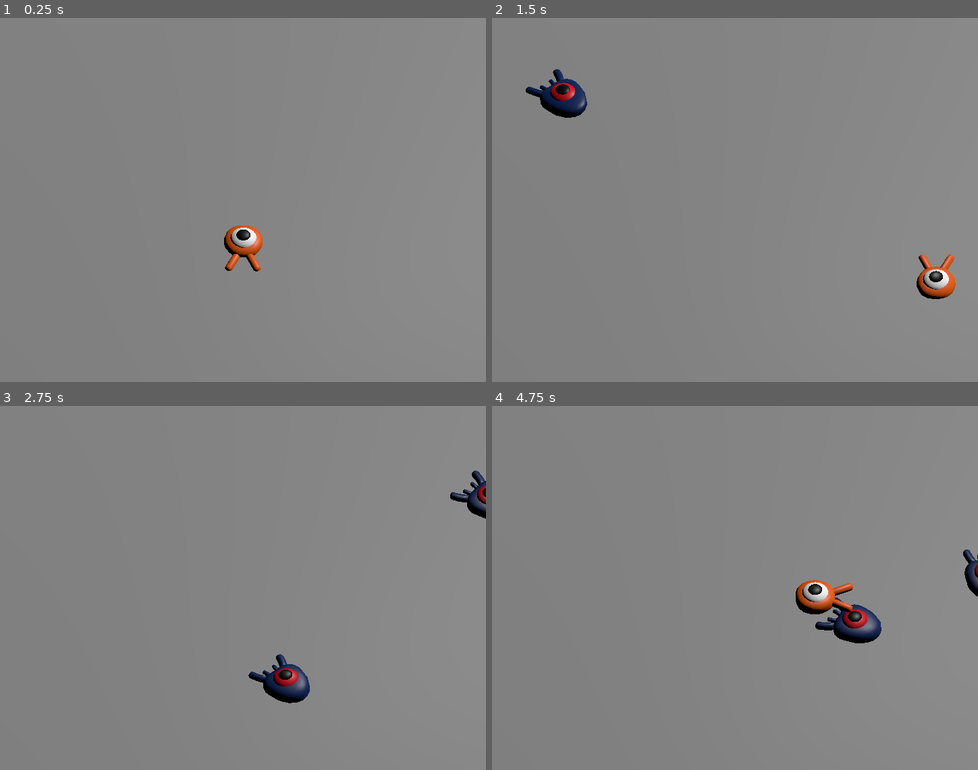
Above: before the commit, frames 1-4 (two rows, left to right).
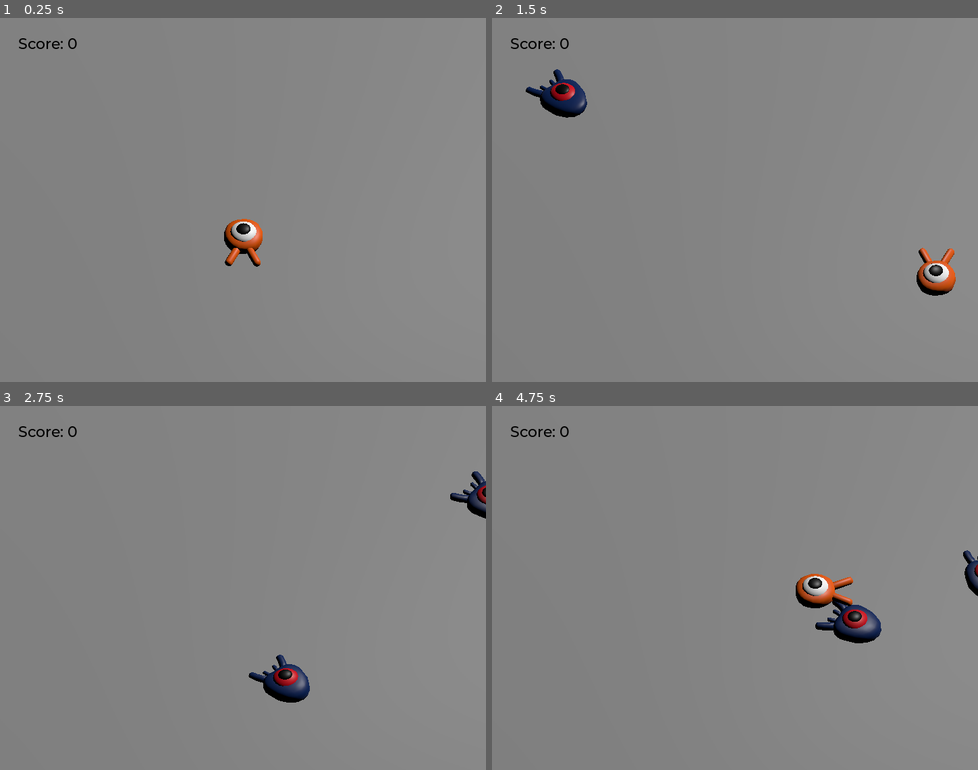
Above: after the commit, the same moments.

Repository: Undelivered-Pizzas/-Godot-DodgeTheCreeps3D
Game: Godot game, scene res://main.tscn
The game is run twice, just before and just after one commit, with the same random seed, the same clock (stepped at 60 frames per second) and the same inputs.
Inputs:
- Up to frame 1 (0.25 s): no input
- Up to frame 2 (1.5 s): tap Enter at 0.5 s; hold D (move_right) 0.53-1.28 s; tap Space (jump) at 0.77 s; hold S (move_backward) from 1.28 s (still down)
- Up to frame 3 (2.75 s): tap Space (jump) at 1.52 s; release S (move_backward) at 2.03 s; hold D (move_right) from 2.03 s (still down)
- Up to frame 4 (4.75 s): release D (move_right) at 2.78 s; hold W (move_forward) 2.78-3.53 s; tap Space (jump) at 3.02, 3.77, 4.52 s; hold A (move_left) from 3.53 s (still down)

The runs differ from the first frame. In frame 1, 0.9% of the frame differs, in the area x 3-55%, y 5-70%; in frame 2, 0.9%; in frame 3, 0.2%; in frame 4, 1.1%, in the area x 3-100%, y 5-66%.
Error after the commit: Invalid access to property or key '_on_mob_squashed' on a base object of type 'Label (score_label.gd)'. (res://main.gd:36)

Commit message:
Removing all files in .gitignore

Diff:
--- a/main.gd
+++ b/main.gd
@@ -29,3 +29,12 @@
 
 	# Spawn the Mob by adding it to the Main scene
 	add_child(mob)
+
+	# We connect the Mob to the ScoreLabel to update the score
+	# When the mob emits the squashed signal, the ScoreLabel will receive it
+	# and will call _on_mob_squashed()
+	mob.squashed.connect($UserInterface/ScoreLabel._on_mob_squashed.bind())
+
+
+func _on_player_hit():
+	$MobTimer.stop()
--- a/main.tscn
+++ b/main.tscn
@@ -1,8 +1,10 @@
-[gd_scene load_steps=9 format=3 uid="uid://uudlp2aivn7"]
+[gd_scene load_steps=12 format=3 uid="uid://uudlp2aivn7"]
 
 [ext_resource type="PackedScene" uid="uid://bkkcghyt1xhji" path="res://player.tscn" id="1_nmha3"]
 [ext_resource type="Script" path="res://main.gd" id="1_tnkwd"]
 [ext_resource type="PackedScene" uid="uid://b4bfer8w2m060" path="res://mob.tscn" id="2_ettvu"]
+[ext_resource type="FontFile" uid="uid://b8ge0s51gbfqc" path="res://fonts/Montserrat-Medium.ttf" id="4_xw5i7"]
+[ext_resource type="Script" path="res://score_label.gd" id="5_ge13l"]
 
 [sub_resource type="BoxShape3D" id="BoxShape3D_t3pni"]
 size = Vector3(60, 2, 60)
@@ -22,6 +24,10 @@
 "tilts": PackedFloat32Array(0, 0, 0, 0, 0)
 }
 point_count = 5
+
+[sub_resource type="Theme" id="Theme_aqlc7"]
+default_font = ExtResource("4_xw5i7")
+default_font_size = 22
 
 [node name="Main" type="Node"]
 script = ExtResource("1_tnkwd")
@@ -82,4 +88,22 @@
 wait_time = 0.5
 autostart = true
 
+[node name="UserInterface" type="Control" parent="."]
+layout_mode = 3
+anchors_preset = 0
+offset_right = 40.0
+offset_bottom = 40.0
+theme = SubResource("Theme_aqlc7")
+
+[node name="ScoreLabel" type="Label" parent="UserInterface"]
+layout_mode = 0
+offset_left = 27.0
+offset_top = 24.0
+offset_right = 88.0
+offset_bottom = 47.0
+theme_override_colors/font_color = Color(0, 0, 0, 1)
+text = "Score: 0"
+script = ExtResource("5_ge13l")
+
+[connection signal="hit" from="Player" to="." method="_on_player_hit"]
 [connection signal="timeout" from="MobTimer" to="." method="_on_mob_timer_timeout"]
--- a/player.gd
+++ b/player.gd
@@ -1,4 +1,7 @@
 extends CharacterBody3D
+
+# Emitted when the enemy was hit by a mob.
+signal hit
 
 # How fast the player moves in meters per second
 @export var speed = 14
@@ -30,6 +33,7 @@
 	if Input.is_action_pressed("move_forward"):
 		direction.z -= 1
 
+	# Prevent player to be faster in diagonal with normalized()
 	if direction != Vector3.ZERO:
 		direction = direction.normalized()
 		# Setting the basis property will affect the rotation of the node
@@ -71,3 +75,10 @@
 	# Moving the character
 	velocity = target_velocity
 	move_and_slide()
+
+func die():
+	hit.emit()
+	queue_free()
+
+func _on_mob_detector_body_entered(body):
+	die()
--- a/player.tscn
+++ b/player.tscn
@@ -1,10 +1,14 @@
-[gd_scene load_steps=4 format=3 uid="uid://bkkcghyt1xhji"]
+[gd_scene load_steps=5 format=3 uid="uid://bkkcghyt1xhji"]
 
 [ext_resource type="PackedScene" uid="uid://ckook78c20wxf" path="res://art/player.glb" id="1_78ium"]
 [ext_resource type="Script" path="res://player.gd" id="1_cogfb"]
 
 [sub_resource type="SphereShape3D" id="SphereShape3D_v72gh"]
 radius = 0.8
+
+[sub_resource type="CylinderShape3D" id="CylinderShape3D_yhjpb"]
+height = 0.5
+radius = 1.4
 
 [node name="Player" type="CharacterBody3D"]
 collision_mask = 6
@@ -15,5 +19,16 @@
 [node name="Character" parent="Pivot" instance=ExtResource("1_78ium")]
 
 [node name="CollisionShape3D" type="CollisionShape3D" parent="."]
-transform = Transform3D(1, 0, 0, 0, 1, 0, 0, 0, 1, 0, 0.8, 0)
+transform = Transform3D(1, 0, 0, 0, 1, 0, 0, 0, 1, 0, 0.3, 0)
 shape = SubResource("SphereShape3D_v72gh")
+
+[node name="MobDetector" type="Area3D" parent="."]
+collision_layer = 0
+collision_mask = 2
+monitorable = false
+
+[node name="CollisionShape3D" type="CollisionShape3D" parent="MobDetector"]
+transform = Transform3D(1, 0, 0, 0, 1, 0, 0, 0, 1, 0, 0.2, 0)
+shape = SubResource("CylinderShape3D_yhjpb")
+
+[connection signal="body_entered" from="MobDetector" to="." method="_on_mob_detector_body_entered"]
--- /dev/null
+++ b/score_label.gd
@@ -0,0 +1,3 @@
+extends Label
+
+var score = 0
Not shown, removed: gitignore
